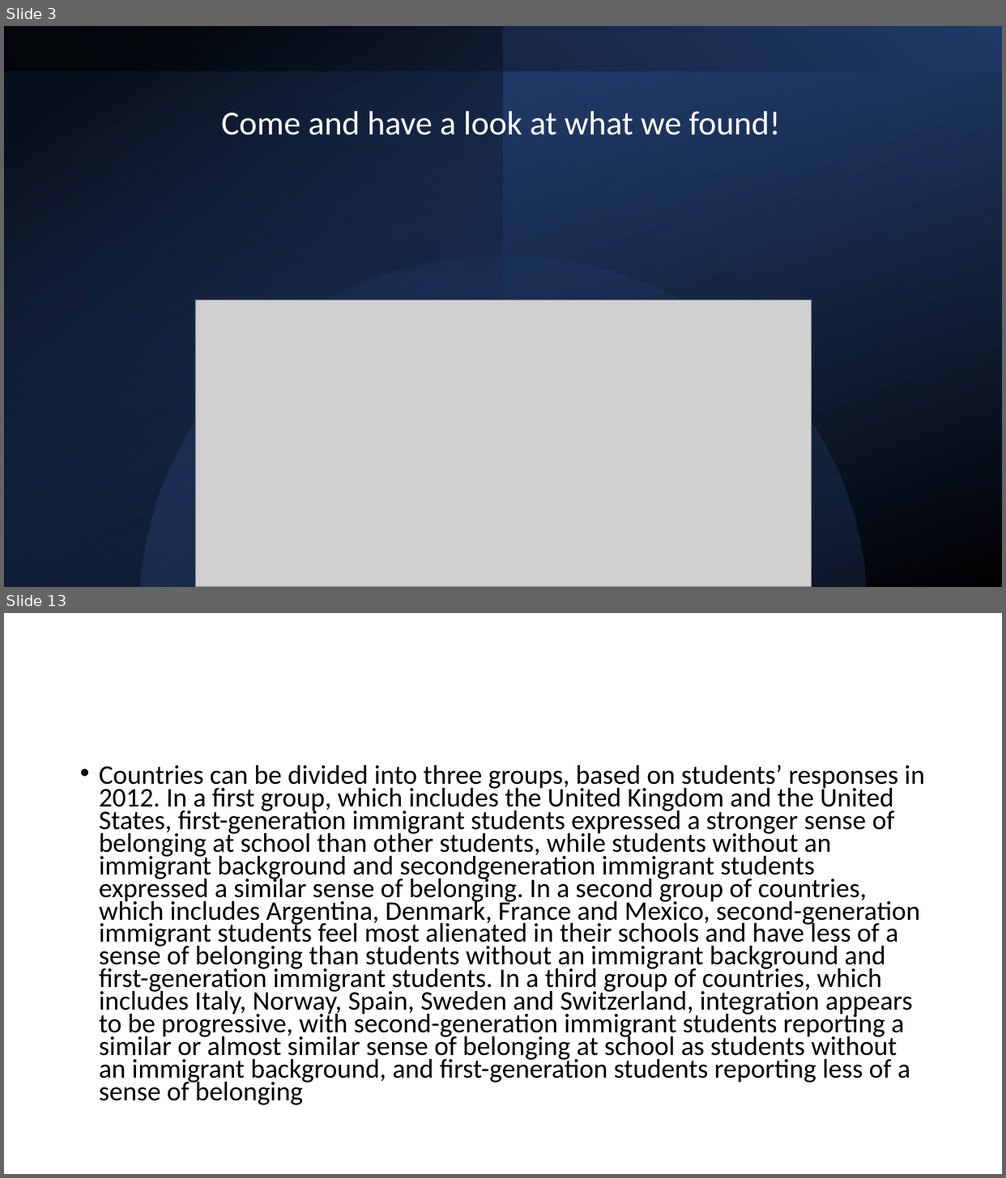
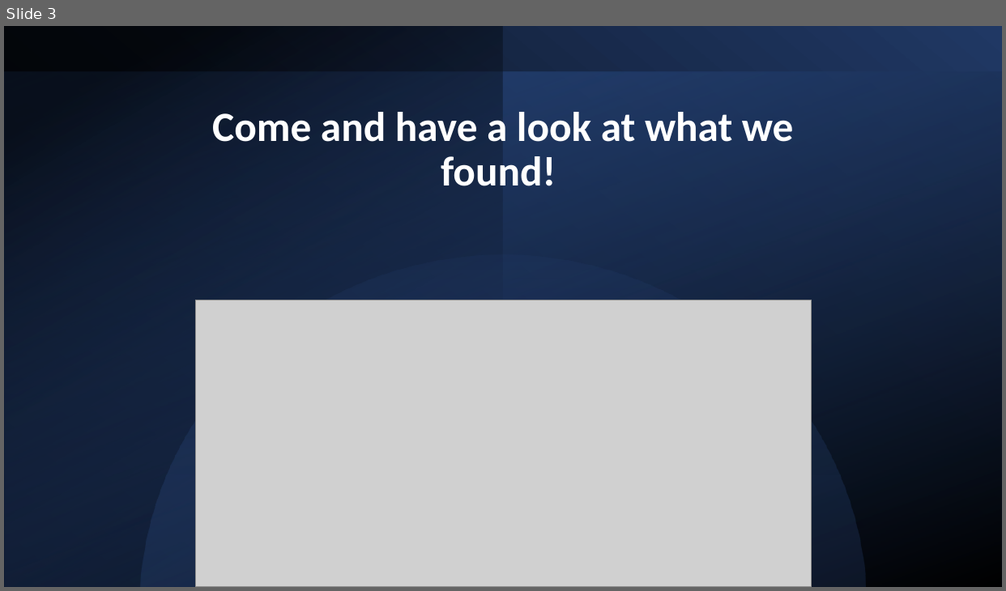
Before and after one commit to SebastianCastellano/Applied-Statistics-Project, a slide deck: Presentations/Pitch for 25.07/final Pitch.pptx. Shown one above the other, each under a label of ours: slides 3 and 13 before the commit, slide 3 after it; the slides between them are not shown. The pictures are 1006x1178 and 1006x591 pixels, drawn with LibreOffice and Linux fonts; fonts in the diff are those of the drawing; grey boxes stand for pictures. Boxes give left, top, right and bottom in pixels: in the first picture for what was removed or moved away, otherwise in the second. Text is boxed around its words. In the diff, an @@ line names an element or a change of style, - is before the commit and + after.

```diff
--- a/Presentations/Pitch for 25.07/final Pitch.pptx
+++ b/Presentations/Pitch for 25.07/final Pitch.pptx
@@ slide 13 removed at <box>4,613,1002,1174</box>, background #FFFFFF @@
@@ text removed at <box>99,764,925,1105</box> @@
-• Countries can be divided into three groups, based on students’ responses in 2012. In a first group, which includes the United Kingdom and the United States, first-generation immigrant students expressed a stronger sense of belonging at school than other students, while students without an immigrant background and secondgeneration immigrant students expressed a similar sense of belonging. In a second group of countries, which includes Argentina, Denmark, France and Mexico, second-generation immigrant students feel most alienated in their schools and have less of a sense of belonging than students without an immigrant background and first-generation immigrant students. In a third group of countries, which includes Italy, Norway, Spain, Sweden and Switzerland, integration appears to be progressive, with second-generation immigrant students reporting a similar or almost similar sense of belonging at school as students without an immigrant background, and first-generation students reporting less of a sense of belonging
@@ slide 3 changed as well @@
@@ title "Come and have a look ...": place and size @@
-title "Come and have a look ..." at <box>221,111,781,135</box>
+title "Come and have a look ..." at <box>212,112,794,186</box>
@@ title "Come and have a look ..." at <box>212,112,794,186</box>: size 32.4 to 40 pt, bold on @@
```
Also in this commit, not shown: 2 other slides changed, 11 other slides removed, 8 other files.
